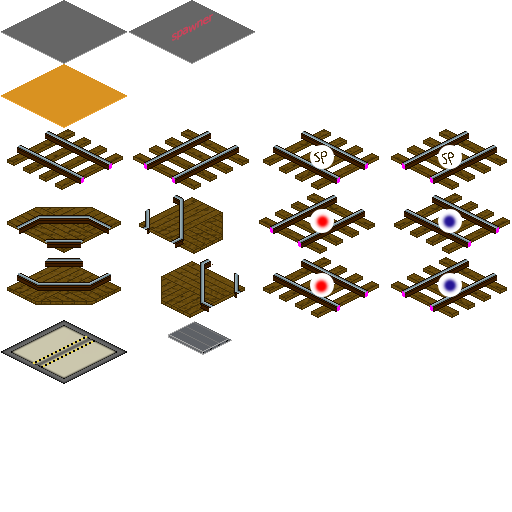
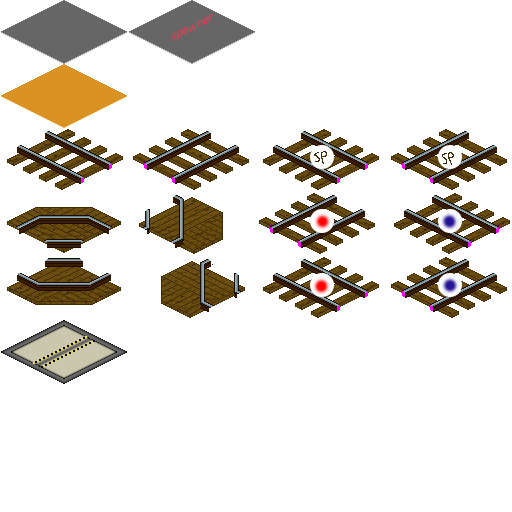
Layered file, before and after one edit (512 × 512). Changes by layer:
removed layer "Layer 4" over (168, 321, 232, 355)
